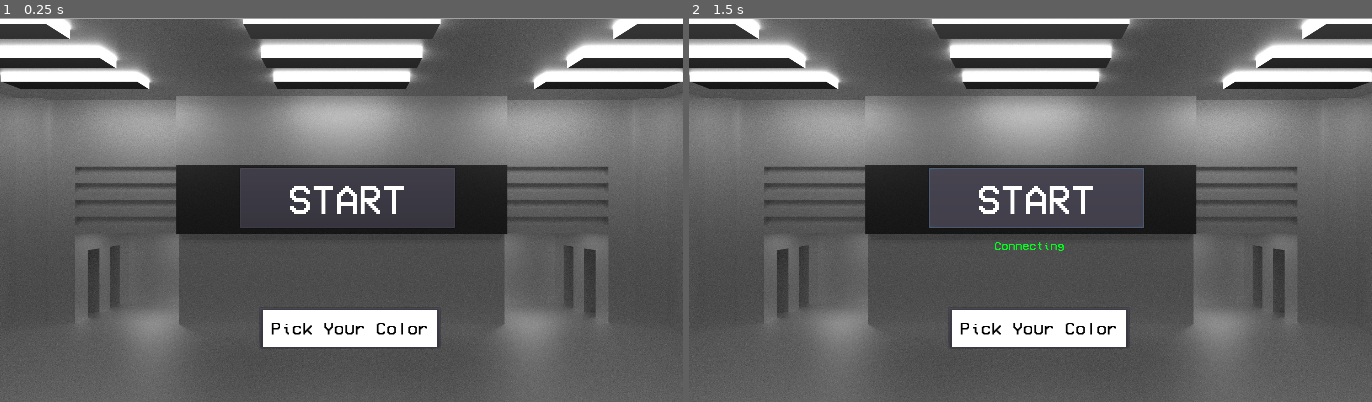
Above: before the commit, frames 1-2 (left to right).
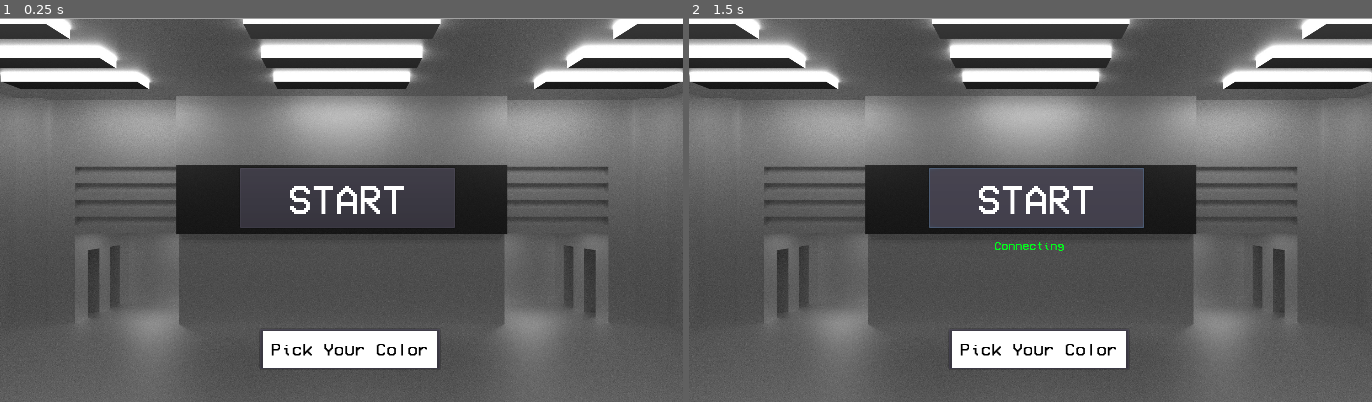
Above: after the commit, the same moments.

Repository: PabloCWI/BebotParanoia
Game: Godot game, scene res://Assets/Scenes/Root.tscn
The game is run twice, just before and just after one commit, with the same random seed, the same clock (stepped at 60 frames per second) and the same inputs. Sound files missing from this copy of the repository are replaced by a short silence.
Inputs:
- Up to frame 1 (0.25 s): no input
- Up to frame 2 (1.5 s): click "START" at 0.5 s; click "START" at 1.25 s

The runs differ from the first frame. In frame 1, 2.9% of the frame differs, in the area x 38-65%, y 75-92%; in frame 2, 2.9%.

Commit message:
Audio Win Lose Color Feedback Final Comit

Diff:
--- a/Assets/Models/Objects/BoxCounter.tscn
+++ b/Assets/Models/Objects/BoxCounter.tscn
@@ -1,9 +1,70 @@
-[gd_scene load_steps=2 format=2]
+[gd_scene load_steps=5 format=2]
 
-[ext_resource path="res://Assets/Models/Textures/BoxCounter.png" type="Texture" id=1]
+[ext_resource path="res://Assets/Scripts/BoxCounter.gd" type="Script" id=1]
+[ext_resource path="res://Assets/Models/Textures/BoxCounter.png" type="Texture" id=2]
+[ext_resource path="res://Assets/Fonts/VCR_OSD_MONO_1.001.ttf" type="DynamicFontData" id=3]
 
-[node name="BoxCounter" type="Node2D" index="0"]
+[sub_resource type="DynamicFont" id=1]
+
+size = 12
+use_mipmaps = false
+use_filter = false
+font_data = ExtResource( 3 )
+_sections_unfolded = [ "Font", "Settings" ]
+
+[node name="BoxCounter" type="Node2D"]
+
+script = ExtResource( 1 )
 
 [node name="Sprite" type="Sprite" parent="." index="0"]
 
-texture = ExtResource( 1 )
+scale = Vector2( 1.5, 1 )
+texture = ExtResource( 2 )
+_sections_unfolded = [ "Transform" ]
+
+[node name="Number" type="Label" parent="." index="1"]
+
+anchor_left = 0.0
+anchor_top = 0.0
+anchor_right = 0.0
+anchor_bottom = 0.0
+margin_left = -20.0
+margin_right = 20.0
+margin_bottom = 14.0
+rect_pivot_offset = Vector2( 0, 0 )
+rect_clip_content = false
+mouse_filter = 2
+mouse_default_cursor_shape = 0
+size_flags_horizontal = 1
+size_flags_vertical = 4
+custom_fonts/font = SubResource( 1 )
+text = "0"
+align = 1
+valign = 1
+percent_visible = 1.0
+lines_skipped = 0
+max_lines_visible = -1
+_sections_unfolded = [ "custom_fonts" ]
+
+[node name="Boxes" type="Label" parent="." index="2"]
+
+anchor_left = 0.0
+anchor_top = 0.0
+anchor_right = 0.0
+anchor_bottom = 0.0
+margin_left = -34.0
+margin_top = -10.0
+margin_right = 36.0
+margin_bottom = 4.0
+rect_pivot_offset = Vector2( 0, 0 )
+rect_clip_content = false
+mouse_filter = 2
+mouse_default_cursor_shape = 0
+size_flags_horizontal = 1
+size_flags_vertical = 4
+custom_fonts/font = SubResource( 1 )
+text = "Boxes Left"
+percent_visible = 1.0
+lines_skipped = 0
+max_lines_visible = -1
+_sections_unfolded = [ "custom_fonts" ]
--- a/Assets/Models/Objects/NetworkMaster.tscn
+++ b/Assets/Models/Objects/NetworkMaster.tscn
@@ -1,7 +1,16 @@
-[gd_scene load_steps=2 format=2]
+[gd_scene load_steps=3 format=2]
 
 [ext_resource path="res://Assets/Scripts/NetworkMaster.gd" type="Script" id=1]
+[ext_resource path="res://Assets/Audio/metal_dumpster_hit.ogg" type="AudioStream" id=2]
 
 [node name="NetworkMaster" type="Node" index="0"]
 
 script = ExtResource( 1 )
+
+[node name="BoxFall" type="AudioStreamPlayer" parent="." index="0"]
+
+stream = ExtResource( 2 )
+volume_db = -5.0
+autoplay = false
+mix_target = 0
+bus = "Master"
--- /dev/null
+++ b/Assets/Models/Textures/ProcessEmptyMaterial.tres
@@ -0,0 +1,53 @@
+[gd_resource type="SpatialMaterial" format=2]
+
+[resource]
+
+render_priority = 0
+flags_transparent = false
+flags_unshaded = false
+flags_vertex_lighting = false
+flags_no_depth_test = false
+flags_use_point_size = false
+flags_world_triplanar = false
+flags_fixed_size = false
+flags_albedo_tex_force_srgb = false
+vertex_color_use_as_albedo = false
+vertex_color_is_srgb = false
+params_diffuse_mode = 0
+params_specular_mode = 0
+params_blend_mode = 0
+params_cull_mode = 0
+params_depth_draw_mode = 0
+params_line_width = 1.0
+params_point_size = 1.0
+params_billboard_mode = 0
+params_grow = false
+params_use_alpha_scissor = false
+albedo_color = Color( 0.679688, 0.679688, 0.679688, 1 )
+metallic = 0.0
+metallic_specular = 0.5
+metallic_texture_channel = 0
+roughness = 0.0
+roughness_texture_channel = 0
+emission_enabled = false
+normal_enabled = false
+rim_enabled = false
+clearcoat_enabled = false
+anisotropy_enabled = false
+ao_enabled = false
+depth_enabled = false
+subsurf_scatter_enabled = false
+transmission_enabled = false
+refraction_enabled = false
+detail_enabled = false
+uv1_scale = Vector3( 1, 1, 1 )
+uv1_offset = Vector3( 0, 0, 0 )
+uv1_triplanar = false
+uv1_triplanar_sharpness = 1.0
+uv2_scale = Vector3( 1, 1, 1 )
+uv2_offset = Vector3( 0, 0, 0 )
+uv2_triplanar = false
+uv2_triplanar_sharpness = 1.0
+proximity_fade_enable = false
+distance_fade_enable = false
+_sections_unfolded = [ "Albedo" ]
--- /dev/null
+++ b/Assets/Models/Textures/ProcessReadyMaterial.tres
@@ -0,0 +1,53 @@
+[gd_resource type="SpatialMaterial" format=2]
+
+[resource]
+
+render_priority = 0
+flags_transparent = false
+flags_unshaded = false
+flags_vertex_lighting = false
+flags_no_depth_test = false
+flags_use_point_size = false
+flags_world_triplanar = false
+flags_fixed_size = false
+flags_albedo_tex_force_srgb = false
+vertex_color_use_as_albedo = false
+vertex_color_is_srgb = false
+params_diffuse_mode = 0
+params_specular_mode = 0
+params_blend_mode = 0
+params_cull_mode = 0
+params_depth_draw_mode = 0
+params_line_width = 1.0
+params_point_size = 1.0
+params_billboard_mode = 0
+params_grow = false
+params_use_alpha_scissor = false
+albedo_color = Color( 0.216064, 0.691406, 0, 1 )
+metallic = 0.0
+metallic_specular = 0.5
+metallic_texture_channel = 0
+roughness = 0.0
+roughness_texture_channel = 0
+emission_enabled = false
+normal_enabled = false
+rim_enabled = false
+clearcoat_enabled = false
+anisotropy_enabled = false
+ao_enabled = false
+depth_enabled = false
+subsurf_scatter_enabled = false
+transmission_enabled = false
+refraction_enabled = false
+detail_enabled = false
+uv1_scale = Vector3( 1, 1, 1 )
+uv1_offset = Vector3( 0, 0, 0 )
+uv1_triplanar = false
+uv1_triplanar_sharpness = 1.0
+uv2_scale = Vector3( 1, 1, 1 )
+uv2_offset = Vector3( 0, 0, 0 )
+uv2_triplanar = false
+uv2_triplanar_sharpness = 1.0
+proximity_fade_enable = false
+distance_fade_enable = false
+_sections_unfolded = [ "Albedo" ]
--- /dev/null
+++ b/Assets/Models/Textures/ProcessWorkingMaterial.tres
@@ -0,0 +1,53 @@
+[gd_resource type="SpatialMaterial" format=2]
+
+[resource]
+
+render_priority = 0
+flags_transparent = false
+flags_unshaded = false
+flags_vertex_lighting = false
+flags_no_depth_test = false
+flags_use_point_size = false
+flags_world_triplanar = false
+flags_fixed_size = false
+flags_albedo_tex_force_srgb = false
+vertex_color_use_as_albedo = false
+vertex_color_is_srgb = false
+params_diffuse_mode = 0
+params_specular_mode = 0
+params_blend_mode = 0
+params_cull_mode = 0
+params_depth_draw_mode = 0
+params_line_width = 1.0
+params_point_size = 1.0
+params_billboard_mode = 0
+params_grow = false
+params_use_alpha_scissor = false
+albedo_color = Color( 0.652344, 0, 0, 1 )
+metallic = 0.0
+metallic_specular = 0.5
+metallic_texture_channel = 0
+roughness = 0.0
+roughness_texture_channel = 0
+emission_enabled = false
+normal_enabled = false
+rim_enabled = false
+clearcoat_enabled = false
+anisotropy_enabled = false
+ao_enabled = false
+depth_enabled = false
+subsurf_scatter_enabled = false
+transmission_enabled = false
+refraction_enabled = false
+detail_enabled = false
+uv1_scale = Vector3( 1, 1, 1 )
+uv1_offset = Vector3( 0, 0, 0 )
+uv1_triplanar = false
+uv1_triplanar_sharpness = 1.0
+uv2_scale = Vector3( 1, 1, 1 )
+uv2_offset = Vector3( 0, 0, 0 )
+uv2_triplanar = false
+uv2_triplanar_sharpness = 1.0
+proximity_fade_enable = false
+distance_fade_enable = false
+_sections_unfolded = [ "Albedo" ]
--- a/Assets/Scenes/InGameQuit.gd
+++ b/Assets/Scenes/InGameQuit.gd
@@ -6,14 +6,25 @@
 	pass
 
 func _on_Button_pressed():
-	get_tree().quit()
 	_end_game("Server disconnected")
+
+
 	pass # replace with function body
 
 func _end_game(with_error=""):
-	if (has_node("/root/bebotParanoia")):
-		#erase pong scene
-		get_node("/root/bebotParanoia").free() # erase immediately, otherwise network might show errors (this is why we connected deferred above)
-		show()
 
-	get_tree().set_network_peer(null) #remove peer
+	get_tree().get_root().get_node("Level").hide()
+	get_tree().get_root().get_node("Root").show()
+	get_tree().set_network_peer(null)
+	get_tree().get_root().get_node("Level").queue_free()
+
+	get_tree().reload_current_scene()
+
+	hide()
+
+	#if (has_node("/root/bebotParanoia")):
+	#	#erase pong scene
+	#	get_node("/root/bebotParanoia").free() # erase immediately, otherwise network might show errors (this is why we connected deferred above)
+	#	show()
+
+	#get_tree().set_network_peer(null) #remove peer
--- a/Assets/Scenes/Main Menu.tscn
+++ b/Assets/Scenes/Main Menu.tscn
@@ -34,9 +34,25 @@
 use_mipmaps = false
 use_filter = true
 font_data = ExtResource( 3 )
-_sections_unfolded = [ "Font" ]
-
-[node name="Root" type="Control" index="0"]
+_sections_unfolded = [ "Font", "Settings" ]
+
+[sub_resource type="DynamicFont" id=5]
+
+size = 24
+use_mipmaps = false
+use_filter = true
+font_data = ExtResource( 3 )
+_sections_unfolded = [ "Font", "Settings" ]
+
+[sub_resource type="DynamicFont" id=6]
+
+size = 24
+use_mipmaps = true
+use_filter = false
+font_data = ExtResource( 3 )
+_sections_unfolded = [ "Font", "Settings" ]
+
+[node name="Root" type="Control"]
 
 anchor_left = 0.0
 anchor_top = 0.0
@@ -164,9 +180,9 @@
 anchor_right = 0.0
 anchor_bottom = 0.0
 margin_left = 520.0
-margin_top = 580.0
+margin_top = 622.0
 margin_right = 880.0
-margin_bottom = 660.0
+margin_bottom = 702.0
 rect_pivot_offset = Vector2( 0, 0 )
 rect_clip_content = false
 focus_mode = 2
@@ -210,6 +226,79 @@
 max_lines_visible = -1
 _sections_unfolded = [ "Size Flags", "Theme", "custom_colors", "custom_constants", "custom_fonts", "custom_styles" ]
 
+[node name="ipPanel" type="Panel" parent="." index="5"]
+
+visible = false
+anchor_left = 0.0
+anchor_top = 0.0
+anchor_right = 0.0
+anchor_bottom = 0.0
+margin_left = 520.0
+margin_top = 500.0
+margin_right = 880.0
+margin_bottom = 560.0
+rect_pivot_offset = Vector2( 0, 0 )
+rect_clip_content = false
+mouse_filter = 0
+mouse_default_cursor_shape = 0
+size_flags_horizontal = 1
+size_flags_vertical = 1
+
+[node name="IpAdress" type="Label" parent="ipPanel" index="0"]
+
+anchor_left = 0.0
+anchor_top = 0.0
+anchor_right = 0.0
+anchor_bottom = 0.0
+margin_left = 4.0
+margin_top = -2.0
+margin_right = 104.0
+margin_bottom = 58.0
+rect_pivot_offset = Vector2( 0, 0 )
+rect_clip_content = false
+mouse_filter = 2
+mouse_default_cursor_shape = 0
+size_flags_horizontal = 1
+size_flags_vertical = 4
+custom_fonts/font = SubResource( 5 )
+custom_colors/font_color = Color( 1, 1, 1, 1 )
+text = "Adress:"
+align = 1
+valign = 1
+percent_visible = 1.0
+lines_skipped = 0
+max_lines_visible = -1
+_sections_unfolded = [ "Size Flags", "Theme", "custom_colors", "custom_constants", "custom_fonts", "custom_styles" ]
+
+[node name="ipLineEdit" type="LineEdit" parent="ipPanel" index="1"]
+
+anchor_left = 0.0
+anchor_top = 0.0
+anchor_right = 0.0
+anchor_bottom = 0.0
+margin_left = 100.0
+margin_top = 10.0
+margin_right = 360.0
+margin_bottom = 50.0
+rect_pivot_offset = Vector2( 0, 0 )
+rect_clip_content = false
+focus_mode = 2
+mouse_filter = 0
+mouse_default_cursor_shape = 1
+size_flags_horizontal = 1
+size_flags_vertical = 1
+custom_fonts/font = SubResource( 6 )
+custom_colors/font_color = Color( 1, 1, 1, 1 )
+text = "127.0.0.1"
+align = 1
+focus_mode = 2
+context_menu_enabled = true
+placeholder_alpha = 0.6
+caret_blink = false
+caret_blink_speed = 0.65
+caret_position = 0
+_sections_unfolded = [ "custom_colors", "custom_fonts" ]
+
 [connection signal="pressed" from="Start_Button" to="." method="_on_Start_Button_pressed"]
 
 [connection signal="color_changed" from="ColorPickerButton" to="." method="_on_ColorPickerButton_color_changed"]
--- a/Assets/Scripts/Box.gd
+++ b/Assets/Scripts/Box.gd
@@ -26,5 +26,5 @@
 			self.get_node("BoxMesh").set_surface_material(0, process03Texture);
 	else:
 		self.get_node("BoxMesh").set_surface_material(0, processDoneTexture);
-	print("Process Steps: ", Rules.ProcessSteps)
+
 	pass
--- /dev/null
+++ b/Assets/Scripts/BoxCounter.gd
@@ -0,0 +1,12 @@
+extends Node2D
+
+onready var numberOfBoxesToWin;
+onready var boxCounterValue = get_node("Number");
+
+func _ready():
+
+	pass
+
+sync func _set_number_of_boxes_left(value):
+	boxCounterValue.text = str(value);
+	pass
--- a/Assets/Scripts/ComputerPatience.gd
+++ b/Assets/Scripts/ComputerPatience.gd
@@ -10,14 +10,12 @@
 	pass
 
 func _set_current_computer_patience(value):
-	print("Setting patience value to: ", value)
 	current_patience_value = value;
 
 func _get_current_computer_patience():
 	return current_patience_value;
 
 sync func _reduce_computer_patience(value):
-	print("Reducing current patience: ", current_patience_value, " by: ", value)
 	current_patience_value = current_patience_value - value;
 	if(current_patience_value < 0):
 		current_patience_value = 0;
--- a/Assets/Scripts/FactoryHP.gd
+++ b/Assets/Scripts/FactoryHP.gd
@@ -10,14 +10,12 @@
 	pass
 
 func _set_current_factory_hp(value):
-	print("Setting HP value to: ", value)
 	current_hp_value = value;
 
 func _get_current_factory_hp():
 	return current_hp_value;
 
 sync func _reduce_factory_hp(value):
-	print("Reducing current HP: ", current_hp_value, "by: ", value)
 	current_hp_value = current_hp_value - value;
 	if(current_hp_value < 0):
 
--- a/Assets/Scripts/Main Menu.gd
+++ b/Assets/Scripts/Main Menu.gd
@@ -1,8 +1,9 @@
 
 extends Control
 
-const DEFAULT_PORT = 8910  # some random number, pick your port properly
+const DEFAULT_PORT = 3000  # some random number, pick your port properly
 onready var GAME_IP = "127.0.0.1"
+onready var GET_FROM_TEXT = false;
 var PLAYER_CHOOSEN_COLOR = Color();
 sync var PLAYER1_CHOOSEN_COLOR = "";
 sync var PLAYER2_CHOOSEN_COLOR = "";
@@ -39,8 +40,7 @@
 	pass
 
 func _player_disconnected(id):
-	get_tree().quit()
-
+	#get_tree().quit()
 	if (get_tree().is_network_server()):
 		_end_game("Client disconnected")
 	else:
@@ -67,6 +67,16 @@
 ##### Game creation functions ######
 
 func _end_game(with_error=""):
+	get_tree().get_root().get_node("Level").hide()
+	get_tree().get_root().get_node("Root").show()
+	get_tree().set_network_peer(null)
+	get_tree().get_root().get_node("Level").queue_free()
+
+	get_tree().reload_current_scene()
+
+	hide()
+
+
 	if (has_node("/root/bebotParanoia")):
 		#erase pong scene
 		get_node("/root/bebotParanoia").free() # erase immediately, otherwise network might show errors (this is why we connected deferred above)
@@ -88,6 +98,9 @@
 		get_node("Connection_Status_Error").set_text(text)
 
 func _on_Start_Button_pressed():
+	if(GET_FROM_TEXT == true):
+		GAME_IP = get_node("ipPanel/ipLineEdit").text;
+		pass
 	var host = NetworkedMultiplayerENet.new()
 	host.set_compression_mode(NetworkedMultiplayerENet.COMPRESS_RANGE_CODER)
 	var err = host.create_server(DEFAULT_PORT,1) # max: 1 peer, since it's a 2 players game
@@ -98,6 +111,7 @@
 		return
 	get_tree().set_network_peer(host)
 	_set_status("Waiting for player..",true)
+	get_node("Start_Button").set_disabled(true)
 
 func join_server():
 	if (not GAME_IP.is_valid_ip_address()):
@@ -113,6 +127,8 @@
 ### INITIALIZER ####
 
 func _ready():
+	if (GET_FROM_TEXT == true):
+		get_node("ipPanel").show();
 	# set default color picker color
 	get_node("ColorPickerButton").color = DEFAULT_COLOR_WHITE;
 	# connect all the callbacks related to networking
--- a/Assets/Scripts/NetworkMaster.gd
+++ b/Assets/Scripts/NetworkMaster.gd
@@ -2,6 +2,8 @@
 
 onready var rlMaster = get_parent().get_node("RuleMaster");
 onready var gameOverPanel = get_parent().get_node("GameOver");
+onready var winPanel = get_parent().get_node("Win");
+onready var audioPlayer = get_node("BoxFall");
 
 var playerObject = load("res://Assets/Models/Objects/Player.tscn")
 var boxHolder = ("BoxHolder")
@@ -22,9 +24,14 @@
 	call_deferred("_set_players_on_network", botP1, botP2)
 
 sync func _set_game_over_status(boolValue):
-	if(boolValue):
+	print(boolValue)
+	if(boolValue == "FAIL"):
 		gameOverPanel.show();
 		pass
+	if(boolValue == "WIN"):
+		winPanel.show();
+		pass
+
 
 func set_players_info(p1Color, p2Color):
 	get_parent().get_node("Box_Input")._set_players_color(p1Color, p2Color)
@@ -59,6 +66,7 @@
 		get_parent().get_node(process).hasBox = false;
 		get_parent().get_node(player).get_node("BoxHolder").call_deferred("add_child",boxToDeliver);
 		get_parent().get_node(player).hasBox = true;
+		audioPlayer.play(0.0);
 	else:
 		#print("No box found.")
 		pass
@@ -71,8 +79,14 @@
 		get_parent().get_node(player).hasBox = false;
 		get_parent().get_node(process).get_node("BoxHolder").call_deferred("add_child", boxToDeliver);
 		get_parent().get_node(process).hasBox = true;
+		audioPlayer.play(0.0);
 		pass
 	else:
 		#print("No box found.")
 		pass
 	pass
+
+func _process(delta):
+	if(audioPlayer.get_playback_position() > 0.5):
+		audioPlayer.stop();
+	pass
--- a/Assets/Scripts/Process_01_v3.gd
+++ b/Assets/Scripts/Process_01_v3.gd
@@ -7,6 +7,9 @@
 var processTime;
 var processStatus;
 onready var nwMaster = get_parent().get_node("NetworkMaster");
+onready var processEmptyMaterial = preload("res://Assets/Models/Textures/ProcessEmptyMaterial.tres");
+onready var processReadyMaterial = preload("res://Assets/Models/Textures/ProcessReadyMaterial.tres");
+onready var processWorkingMaterial = preload("res://Assets/Models/Textures/ProcessWorkingMaterial.tres");
 
 func _ready():
 	add_to_group("process");
@@ -14,15 +17,18 @@
 	currentBox = null;
 	hasBox = false;
 	processStatus = "ReadyToReceive"
+	self.get_node("MeshInstance").set_surface_material(0, processEmptyMaterial)
 	processTime = 0.0;
 	pass
 
 func _process(delta):
 	if(hasBox == false):
 		processStatus = "ReadyToReceive"
+		self.get_node("MeshInstance").set_surface_material(0, processEmptyMaterial)
 
 	if(hasBox == true && processStatus != "ReadyToDeliver"):
 		processStatus = "Processing";
+		self.get_node("MeshInstance").set_surface_material(0, processWorkingMaterial)
 
 	if(processStatus == "Processing"):
 		do_process(delta);
@@ -31,9 +37,9 @@
 func do_process(delta):
 	processTime = processTime + delta;
 	if(processTime > 3.0):
-		print(self.get_name(), " is ready to deliver");
 		currentBox = boxHolder.get_child(0);
 		processStatus = "ReadyToDeliver";
+		self.get_node("MeshInstance").set_surface_material(0, processReadyMaterial)
 		processTime = 0.0;
 	pass
 
--- a/Assets/Scripts/Process_Box_Output.gd
+++ b/Assets/Scripts/Process_Box_Output.gd
@@ -22,8 +22,6 @@
 func _process(delta):
 	if(hasBox == true and processStatus == "ReadyToReceive"):
 		processStatus = "Processing";
-		print("Preparing to remove");
-
 	if(hasBox == true and processStatus == "Processing"):
 		do_process(delta);
 
@@ -33,7 +31,6 @@
 	processTime = processTime + delta;
 
 	if(processTime > 3.0):
-		print("Removing");
 		processStatus = "ReadyToReceive";
 		processTime = 0.0;
 		hasBox = false;
--- a/Assets/Scripts/RuleMaster.gd
+++ b/Assets/Scripts/RuleMaster.gd
@@ -2,7 +2,7 @@
 
 onready var score_master = get_parent().get_node("ScoreMaster");
 onready var network_master = get_parent().get_node("NetworkMaster");
-onready var boxesToDeliver = 10;
+sync var boxesToDeliver = randi()%3+1;
 
 func add_rules_to_new_box_instance():
 	return generate_rule_set();
@@ -15,6 +15,9 @@
 		_set_box_ready_to_exit(box);
 	pass
 
+func _ready():
+	call_deferred("set_boxes_left",boxesToDeliver);
+
 func _set_box_ready_to_exit(box):
 	get_parent().get_node(box).Status = "Complete";
 	pass
@@ -23,30 +26,33 @@
 	if(box != null && process != null):
 		if (get_parent().get_node(player).get_node("BoxHolder").get_node(box).Rules.ProcessSteps != []):
 			if(get_parent().get_node(player).get_node("BoxHolder").get_node(box).Rules.ProcessSteps[0] == process):
-				print("Correct Process");
 				get_parent().get_node(player).get_node("BoxHolder").get_node(box).rpc("remove_step");
 			else:
-				print("Incorrect Process")
 				penalize_factory_health();
 				pass
 			if(process == "Box_Output"):
 				penalize_computer_patience();
 		else:
+			print("Box: ",box)
+			print("Process: ",process)
+			print("Process Steps: ",get_parent().get_node(player).get_node("BoxHolder").get_node(box).Rules.ProcessSteps)
 			if(process == "Box_Output"):
-				print("Ok to Exit");
+				var boxesLeft = boxesToDeliver -1;
+				rset("boxesToDeliver", boxesLeft)
+				if(boxesToDeliver <= 0):
+					boxesToDeliver = 0;
+				set_boxes_left(boxesToDeliver)
 			else:
 				penalize_factory_health();
 				penalize_computer_patience();
-				print("Ready to exit, but sent to process")
 			pass
 	pass
 
 func check_current_rule_is_correct_player(box, process, player):
 
 	if(box != null && get_parent().get_node(process).currentBox.Rules.BoxOwnership == player):
-		print("Correct Player");
+		pass
 	else:
-		print("Incorrect Player")
 		penalize_computer_patience();
 		pass
 	pass
@@ -64,10 +70,15 @@
 
 func penalize_factory_health():
 	score_master._reduce_factory_hp();
-	network_master._set_game_over_status(score_master._get_game_over_status());
+	network_master.rpc("_set_game_over_status",score_master._get_game_over_status());
 	pass
 
 func penalize_computer_patience():
 	score_master._reduce_computer_patience();
 	network_master.rpc("_set_game_over_status",score_master._get_game_over_status());
 	pass
+
+func set_boxes_left(value):
+	score_master._set_boxes_left(value);
+	network_master.rpc("_set_game_over_status",score_master._get_game_over_status());
+	pass
--- a/Assets/Scripts/ScoreMaster.gd
+++ b/Assets/Scripts/ScoreMaster.gd
@@ -5,7 +5,8 @@
 onready var computer_Patience;
 onready var ui_patience = get_parent().get_node("ComputerPatience");
 onready var ui_hp = get_parent().get_node("FactoryHP");
-onready var gameOver = false;
+onready var ui_boxCounter = get_parent().get_node("BoxCounter");
+onready var gameOver;
 
 func _ready():
 	boxesLeft = 0;
@@ -18,14 +19,21 @@
 func _reduce_computer_patience():
 	ui_patience.rpc("_reduce_computer_patience",10.0);
 	if(ui_patience._get_current_computer_patience() == 0.0):
-		gameOver = true;
+		gameOver = "FAIL";
 	pass
 
 func _reduce_factory_hp():
 	ui_hp.rpc("_reduce_factory_hp",10.0);
 	if(ui_hp._get_current_factory_hp() == 0.0):
-		gameOver = true;
+		gameOver = "FAIL";
 	pass
+
+func _set_boxes_left(value):
+	if(value <= 0):
+		gameOver = "WIN";
+		pass
+	ui_boxCounter.rpc("_set_number_of_boxes_left", value);
+
 
 func _get_game_over_status():
 	return gameOver;
Not shown, added: Assets/Audio/metal_dumpster_hit.ogg.import
Not shown, added: Assets/Audio/power_plant_ambience_with_constant_light_roar.ogg.import
Not shown, changed: Assets/Scenes/Level.tscn
Not shown: 1 places in Assets/Scenes/Main Menu.tscn that only renumber resources
Not shown, added: Assets/Audio/metal_dumpster_hit.ogg
Not shown, added: Assets/Audio/power_plant_ambience_with_constant_light_roar.ogg
